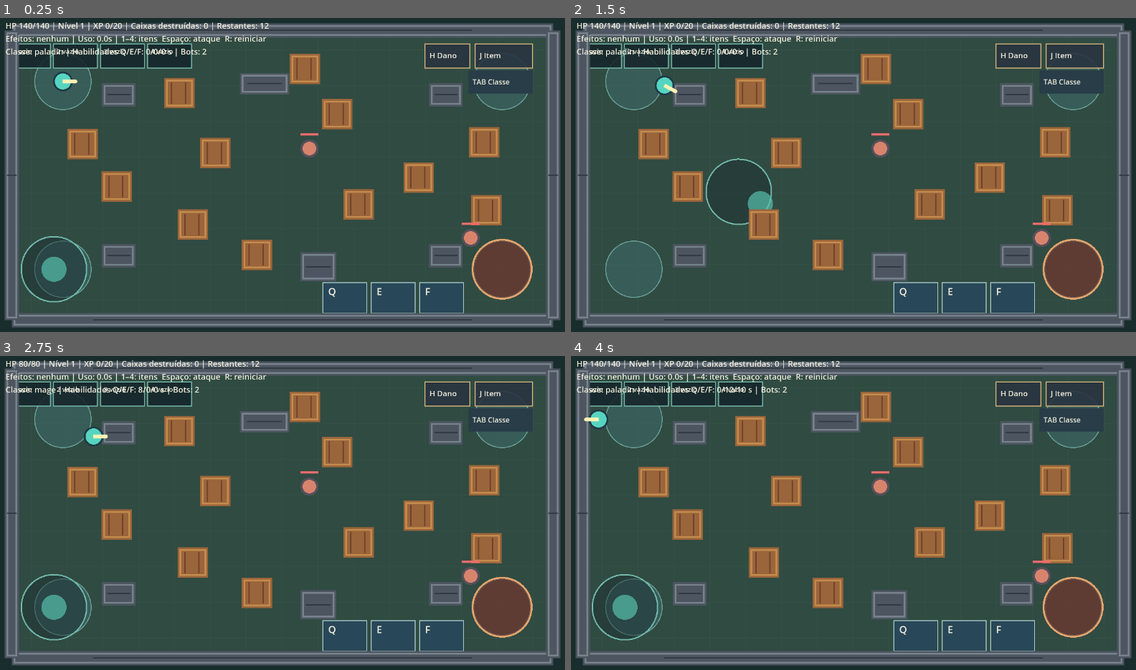
Above: before the commit, frames 1-4 (two rows, left to right).
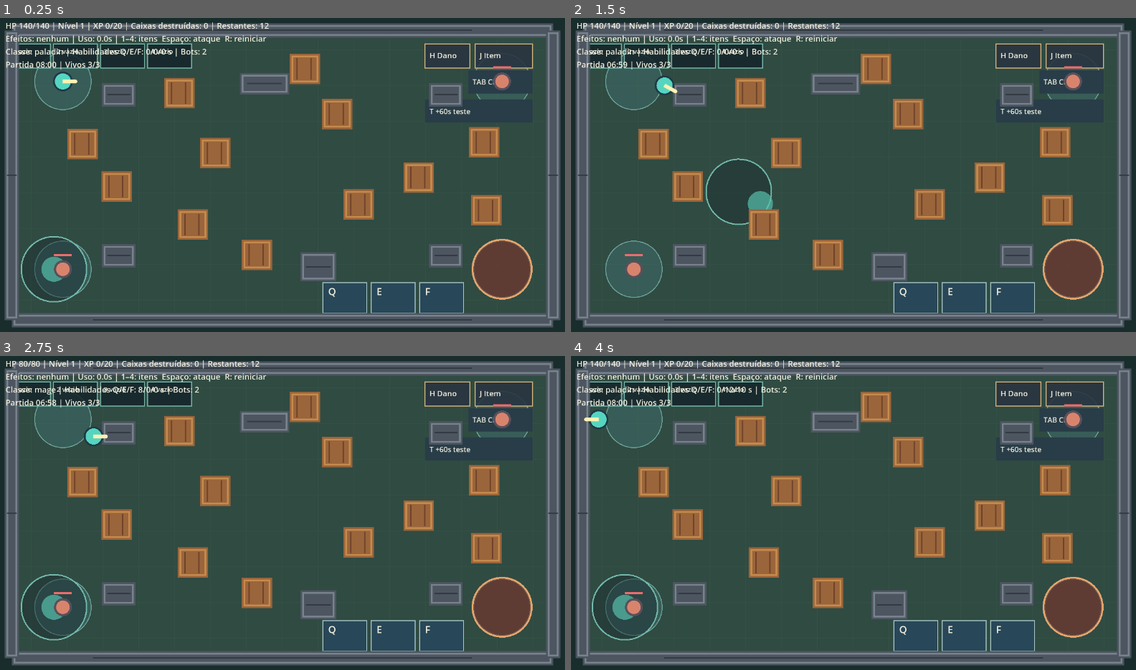
Above: after the commit, the same moments.

Repository: LRFSousa/RagArena
Game: Godot game, scene res://scenes/main.tscn
The game is run twice, just before and just after one commit, with the same random seed, the same clock (stepped at 60 frames per second) and the same inputs.
Inputs (mouse positions are in pixels of both pictures, inside the frame that each line leads up to):
- Up to frame 1 (0.25 s): no input
- Up to frame 2 (1.5 s): tap Enter at 0.5 s; move the mouse to (977, 159) at 0.52 s; hold D (move_right) 0.53-1.25 s; hold Space (attack) 0.53-1.25 s; click (977, 159) at 0.67 s; tap T at 0.8 s; drag from (740, 190) to (825, 240) at 1.27 s
- Up to frame 3 (2.75 s): move the mouse to (339, 443) at 2.02 s; hold D (move_right) from 2.03 s (still down); tap Tab at 2.1 s; tap Q at 2.3 s
- Up to frame 4 (4 s): release D (move_right) at 2.75 s; tap R (restart) at 2.75, 3.5 s; drag from (825, 578) to (684, 465) at 2.77 s; move the mouse to (1023, 560) at 3.52 s; hold A (move_left) from 3.53 s (still down); tap E at 3.6 s; tap F at 3.8 s

The runs differ from the first frame. In frame 1, 1.1% of the frame differs, in the area x 1-93%, y 13-83%; in frame 2, 1.1%; in frame 3, 1.1%; in frame 4, 1.1%.

Commit message:
Implement release 0.4 local match lifecycle

Diff:
--- /dev/null
+++ b/resources/match.tres
@@ -0,0 +1,6 @@
+[gd_resource type="Resource" script_class="MatchSettings" load_steps=2 format=3]
+
+[ext_resource type="Script" path="res://scripts/match_settings.gd" id="1"]
+
+[resource]
+script = ExtResource("1")
--- a/scripts/arena.gd
+++ b/scripts/arena.gd
@@ -8,11 +8,13 @@
 const ProgressionScript = preload("res://scripts/progression.gd")
 const InventoryScript = preload("res://scripts/player_inventory.gd")
 const CombatScript = preload("res://scripts/combat_system.gd")
+const MatchScript = preload("res://scripts/match_controller.gd")
 const ARENA := Rect2(52, 52, 1176, 616)
 const SPAWNS := [Vector2(150, 150), Vector2(1130, 150), Vector2(150, 570), Vector2(1130, 570)]
 
 @export var balance: GameBalance = preload("res://resources/balance.tres")
 @export var class_balance: ClassBalance = preload("res://resources/classes.tres")
+@export var match_settings: MatchSettings = preload("res://resources/match.tres")
 @export_range(0, 30, 1) var test_level := 0
 @export var enable_debug_controls := true
 @export var attack_interval := 0.42
@@ -22,6 +24,7 @@
 var progression
 var inventory
 var combat
+var match_controller: MatchController
 var rng := RandomNumberGenerator.new()
 var debug_item_index := 0
 var wooden_blocks := 0
@@ -51,8 +54,9 @@
 	combat = CombatScript.new()
 	add_child(combat)
 	combat.configure(self, player, inventory, progression, class_balance)
-	for at_position in [Vector2(700, 300), Vector2(1060, 500)]:
-		combat.spawn_bot(at_position)
+	match_controller = MatchScript.new()
+	add_child(match_controller)
+	match_controller.configure(self, combat, inventory, progression, match_settings)
 	hud = Label.new()
 	hud.position = Vector2(22, 12)
 	hud.add_theme_font_size_override("font_size", 18)
@@ -148,6 +152,14 @@
 	if Input.is_action_just_pressed("restart"):
 		get_tree().call_deferred("reload_current_scene")
 		return
+	if match_controller.state == "results" or inventory.hp <= 0:
+		player.move_input = Vector2.ZERO
+		attack_held = false
+		if match_controller.state == "active":
+			match_controller.advance(delta)
+		update_hud()
+		queue_redraw()
+		return
 	var keys := Input.get_vector("move_left", "move_right", "move_up", "move_down")
 	var direction: Vector2 = joystick_value if joystick_touch >= 0 else keys
 	player.move_input = direction
@@ -161,7 +173,9 @@
 	if attack_held and attack_timer <= 0.0:
 		var attacked_crate := perform_attack()
 		attack_timer = attack_interval if attacked_crate or test_level > 0 else float(combat.stats()["interval"])
+	inventory.advance(delta)
 	combat.advance(delta)
+	match_controller.advance(delta)
 	collect_ground_items()
 	update_hud()
 	queue_redraw()
@@ -173,7 +187,7 @@
 	var hit := get_world_2d().direct_space_state.intersect_ray(query)
 	attack_end = hit.get("position", end)
 	attack_flash = 0.12
-	if not hit.is_empty() and hit["collider"] is StaticBody2D and hit["collider"].destructible:
+	if not hit.is_empty() and hit["collider"] is StaticBody2D and hit["collider"].has_method("take_crate_damage") and hit["collider"].destructible:
 		var damage_level: int = test_level if test_level > 0 else progression.level
 		hit["collider"].take_crate_damage(CombatRules.crate_damage(damage_level))
 		return true
@@ -189,24 +203,34 @@
 			debug_take_damage()
 		elif event.physical_keycode == KEY_J:
 			debug_spawn_next_item()
-		elif event.physical_keycode == KEY_TAB:
+		elif event.physical_keycode == KEY_T and enable_debug_controls:
+			match_controller.advance(60.0)
+		elif event.physical_keycode == KEY_TAB and match_controller.player_eliminated:
+			match_controller.next_spectator()
+		elif event.physical_keycode == KEY_TAB and match_controller.state == "active":
 			var classes := ["paladin", "mage", "assassin", "archer"]
 			combat.select_class(classes[(classes.find(combat.class_id) + 1) % classes.size()])
-		elif event.physical_keycode in [KEY_Q, KEY_E, KEY_F]:
+		elif event.physical_keycode in [KEY_Q, KEY_E, KEY_F] and match_controller.state == "active" and inventory.hp > 0:
 			combat.use_skill([KEY_Q, KEY_E, KEY_F].find(event.physical_keycode))
 	elif event is InputEventScreenTouch:
 		if event.pressed:
-			if event.position.y >= 65 and event.position.y <= 122 and event.position.x >= 24 and event.position.x < 444:
+			if match_controller.state == "results" and Rect2(480, 430, 320, 70).has_point(event.position):
+				get_tree().call_deferred("reload_current_scene")
+			elif enable_debug_controls and Rect2(958, 190, 240, 52).has_point(event.position):
+				match_controller.advance(60.0)
+			elif event.position.y >= 65 and event.position.y <= 122 and event.position.x >= 24 and event.position.x < 444:
 				var slot_index := int((event.position.x - 24.0) / 105.0)
 				inventory.use_slot(slot_index)
 			elif event.position.y >= 65 and event.position.y <= 122 and event.position.x >= 958 and event.position.x < 1058:
 				debug_take_damage()
 			elif event.position.y >= 65 and event.position.y <= 122 and event.position.x >= 1070 and event.position.x < 1198:
 				debug_spawn_next_item()
-			elif event.position.y >= 125 and event.position.y <= 177 and event.position.x >= 1055 and event.position.x < 1198:
+			elif event.position.y >= 125 and event.position.y <= 177 and event.position.x >= 1055 and event.position.x < 1198 and match_controller.player_eliminated:
+				match_controller.next_spectator()
+			elif event.position.y >= 125 and event.position.y <= 177 and event.position.x >= 1055 and event.position.x < 1198 and match_controller.state == "active":
 				var classes := ["paladin", "mage", "assassin", "archer"]
 				combat.select_class(classes[(classes.find(combat.class_id) + 1) % classes.size()])
-			elif event.position.y >= 600 and event.position.y <= 668 and event.position.x >= 730 and event.position.x < 1054:
+			elif event.position.y >= 600 and event.position.y <= 668 and event.position.x >= 730 and event.position.x < 1054 and match_controller.state == "active" and inventory.hp > 0:
 				combat.use_skill(int((event.position.x - 730.0) / 108.0))
 			elif event.position.x < 400 and joystick_touch < 0:
 				joystick_touch = event.index
@@ -239,11 +263,16 @@
 	var buff_text := ", ".join(buffs) if not buffs.is_empty() else "nenhum"
 	var test_text := " (teste %d)" % test_level if test_level > 0 else ""
 	var combat_text := "Classe: %s | Habilidades Q/E/F: %.0f/%.0f/%.0f s | Bots: %d" % [combat.class_id, combat.cooldowns[0], combat.cooldowns[1], combat.cooldowns[2], combat.bots.filter(func(bot): return bot.active).size()]
-	hud.text = "HP %d/%d | Nível %d%s | XP %d/%s | Caixas destruídas: %d | Restantes: %d\nEfeitos: %s | Uso: %.1fs | 1–4: itens  Espaço: ataque  R: reiniciar\n%s" % [inventory.hp, inventory.maximum_hp(), progression.level, test_text, progression.xp, next_xp, destroyed_blocks, wooden_blocks, buff_text, inventory.use_cooldown, combat_text]
+	hud.text = "HP %d/%d | Nível %d%s | XP %d/%s | Caixas destruídas: %d | Restantes: %d\nEfeitos: %s | Uso: %.1fs | 1–4: itens  Espaço: ataque  R: reiniciar\n%s\n%s" % [inventory.hp, inventory.maximum_hp(), progression.level, test_text, progression.xp, next_xp, destroyed_blocks, wooden_blocks, buff_text, inventory.use_cooldown, combat_text, match_controller.status_text()]
 
 func _draw() -> void:
 	draw_rect(Rect2(Vector2.ZERO, Vector2(1280, 720)), Color("192d2d"))
 	draw_rect(ARENA, Color("304b42"))
+	if match_controller != null and match_controller.elapsed >= match_settings.shrink_start:
+		var safe: Rect2 = match_controller.current_safe_rect
+		var shade := Color(0.65, 0.1, 0.1, 0.56)
+		for strip in [Rect2(ARENA.position, Vector2(ARENA.size.x, safe.position.y - ARENA.position.y)), Rect2(Vector2(ARENA.position.x, safe.end.y), Vector2(ARENA.size.x, ARENA.end.y - safe.end.y)), Rect2(Vector2(ARENA.position.x, safe.position.y), Vector2(safe.position.x - ARENA.position.x, safe.size.y)), Rect2(Vector2(safe.end.x, safe.position.y), Vector2(ARENA.end.x - safe.end.x, safe.size.y))]:
+			draw_rect(strip, shade)
 	for x in range(80, 1230, 80):
 		draw_line(Vector2(x, 55), Vector2(x, 665), Color("365449"), 1)
 	for y in range(80, 670, 80):
@@ -267,7 +296,9 @@
 			draw_rect(button[0], Color("d6b77b"), false, 2)
 			draw_string(ThemeDB.fallback_font, button[0].position + Vector2(10, 32), button[1], HORIZONTAL_ALIGNMENT_LEFT, -1, 17, Color("f3f0df"))
 		draw_rect(Rect2(1055, 125, 143, 52), Color("283d48"))
-		draw_string(ThemeDB.fallback_font, Vector2(1064, 157), "TAB Classe", HORIZONTAL_ALIGNMENT_LEFT, -1, 16, Color("f3f0df"))
+		draw_string(ThemeDB.fallback_font, Vector2(1064, 157), "TAB Ver" if match_controller != null and match_controller.player_eliminated else "TAB Classe", HORIZONTAL_ALIGNMENT_LEFT, -1, 16, Color("f3f0df"))
+		draw_rect(Rect2(958, 190, 240, 52), Color("283d48"))
+		draw_string(ThemeDB.fallback_font, Vector2(968, 223), "T +60s teste", HORIZONTAL_ALIGNMENT_LEFT, -1, 16, Color("f3f0df"))
 	for i in range(3):
 		var box := Rect2(730 + i * 108, 600, 98, 68)
 		draw_rect(box, Color("284758"))
@@ -281,3 +312,10 @@
 	draw_arc(Vector2(1130, 570), 66, 0, TAU, 48, Color("e6a66d"), 4)
 	if attack_flash > 0.0 and player != null:
 		draw_line(player.position + player.facing * 24, attack_end, Color("ffe0a0"), 12, true)
+	if match_controller != null and match_controller.state == "results":
+		draw_rect(Rect2(350, 250, 580, 290), Color(0.05, 0.1, 0.14, 0.96))
+		draw_rect(Rect2(350, 250, 580, 290), Color("d6b77b"), false, 4)
+		draw_string(ThemeDB.fallback_font, Vector2(400, 310), "RESULTADO: %s" % match_controller.result["winner"], HORIZONTAL_ALIGNMENT_LEFT, -1, 26, Color("fff1b3"))
+		draw_string(ThemeDB.fallback_font, Vector2(400, 365), "Nível %d  |  XP %d  |  Caixas %d" % [match_controller.result["level"], match_controller.result["xp"], match_controller.result["crates"]], HORIZONTAL_ALIGNMENT_LEFT, -1, 20, Color("f3f0df"))
+		draw_rect(Rect2(480, 430, 320, 70), Color("356f63"))
+		draw_string(ThemeDB.fallback_font, Vector2(515, 475), "Nova partida (R)", HORIZONTAL_ALIGNMENT_LEFT, -1, 22, Color("f3f0df"))
--- a/scripts/combat_system.gd
+++ b/scripts/combat_system.gd
@@ -103,7 +103,7 @@
 	if target is CombatBot:
 		hit_bot(target, damage, effect, skill)
 		return true
-	if target is StaticBody2D and target.destructible and skill:
+	if target is StaticBody2D and target.has_method("take_crate_damage") and target.destructible and skill:
 		hit_crate_from_skill(target, damage)
 	return false
 
--- /dev/null
+++ b/scripts/match_controller.gd
@@ -0,0 +1,163 @@
+extends Node
+class_name MatchController
+
+signal match_ended(result: Dictionary)
+
+const FULL_ARENA := Rect2(52, 52, 1176, 616)
+const SPAWNS := [Vector2(150, 150), Vector2(1130, 150), Vector2(150, 570), Vector2(1130, 570), Vector2(640, 360)]
+
+var settings: MatchSettings
+var arena: Node2D
+var combat: CombatSystem
+var inventory: PlayerInventory
+var progression: MatchProgression
+var state := "preparing"
+var elapsed := 0.0
+var result: Dictionary = {}
+var spectator_index := 0
+var current_safe_rect := FULL_ARENA
+var closure_walls: Array[StaticBody2D] = []
+var last_wall_update := -1.0
+var player_eliminated := false
+
+func configure(owner_arena: Node2D, fight: CombatSystem, bag: PlayerInventory, levels: MatchProgression, rules: MatchSettings) -> void:
+	arena = owner_arena
+	combat = fight
+	inventory = bag
+	progression = levels
+	settings = rules
+	state = "preparing"
+	elapsed = 0.0
+	result.clear()
+	current_safe_rect = FULL_ARENA
+	player_eliminated = false
+	for wall in closure_walls:
+		wall.queue_free()
+	closure_walls.clear()
+	for bot in combat.bots:
+		bot.queue_free()
+	combat.bots.clear()
+	combat.player.position = SPAWNS[0]
+	progression.configure(inventory.balance)
+	inventory.configure(inventory.balance)
+	combat.select_class(combat.class_id)
+	for i in range(1, clampi(settings.participants, 2, 5)):
+		combat.spawn_bot(SPAWNS[i])
+	state = "active"
+
+func alive_count() -> int:
+	var count := 1 if inventory.hp > 0 else 0
+	for bot in combat.bots:
+		if bot.active:
+			count += 1
+	return count
+
+func alive_names() -> Array[String]:
+	var names: Array[String] = []
+	if inventory.hp > 0:
+		names.append("Jogador")
+	for i in range(combat.bots.size()):
+		if combat.bots[i].active:
+			names.append("Bot %d" % (i + 1))
+	return names
+
+func advance(delta: float) -> void:
+	if state != "active":
+		return
+	elapsed += maxf(0.0, delta)
+	if inventory.hp <= 0:
+		player_eliminated = true
+	var names := alive_names()
+	if names.size() <= 1:
+		finish("last_survivor", names[0] if names.size() == 1 else "Empate")
+		return
+	if elapsed >= settings.time_limit:
+		# Sem regra de desempate aprovada: registrar empate por tempo.
+		finish("time_limit", "Empate por tempo")
+		return
+	if elapsed >= settings.shrink_start and elapsed - last_wall_update >= settings.wall_update_interval:
+		update_closure()
+		last_wall_update = elapsed
+
+func finish(reason: String, winner: String) -> void:
+	if state != "active":
+		return
+	state = "results"
+	result = {
+		"reason": reason,
+		"winner": winner,
+		"elapsed": elapsed,
+		"survivors": alive_names(),
+		"level": progression.level,
+		"xp": progression.total_xp,
+		"crates": arena.destroyed_blocks,
+		"participants": settings.participants,
+	}
+	match_ended.emit(result)
+
+func spectator_name() -> String:
+	var names := alive_names()
+	if names.is_empty():
+		return "Ninguém"
+	return names[posmod(spectator_index, names.size())]
+
+func next_spectator() -> String:
+	spectator_index += 1
+	return spectator_name()
+
+func status_text() -> String:
+	if state == "results":
+		return "FIM — %s | Nível %d | XP %d | Caixas %d | R: outra partida" % [result["winner"], result["level"], result["xp"], result["crates"]]
+	var remaining := maxi(0, ceili(settings.time_limit - elapsed))
+	var stage := ""
+	if elapsed >= settings.shrink_start:
+		stage = " | Arena fechando"
+	elif elapsed >= settings.shrink_start - settings.warning_lead:
+		stage = " | Atenção: arena fechará em %ds" % ceili(settings.shrink_start - elapsed)
+	if player_eliminated:
+		stage += " | Espectador: %s (Tab)" % spectator_name()
+	return "Partida %02d:%02d | Vivos %d/%d%s" % [int(remaining / 60), remaining % 60, alive_count(), settings.participants, stage]
+
+func update_closure() -> void:
+	current_safe_rect = settings.safe_rect(FULL_ARENA, elapsed)
+	arena.remove_items_outside(current_safe_rect)
+	for actor in [combat.player] + combat.bots:
+		if actor == combat.player and inventory.hp <= 0:
+			continue
+		if actor is CombatBot and not actor.active:
+			continue
+		# O aviso precede o fechamento; atores alcançados são deslocados para a borda segura.
+		actor.position = Vector2(
+			clampf(actor.position.x, current_safe_rect.position.x + 24.0, current_safe_rect.end.x - 24.0),
+			clampf(actor.position.y, current_safe_rect.position.y + 24.0, current_safe_rect.end.y - 24.0))
+	ensure_walls()
+	var rect := current_safe_rect
+	var strips := [
+		Rect2(FULL_ARENA.position, Vector2(FULL_ARENA.size.x, rect.position.y - FULL_ARENA.position.y)),
+		Rect2(Vector2(FULL_ARENA.position.x, rect.end.y), Vector2(FULL_ARENA.size.x, FULL_ARENA.end.y - rect.end.y)),
+		Rect2(Vector2(FULL_ARENA.position.x, rect.position.y), Vector2(rect.position.x - FULL_ARENA.position.x, rect.size.y)),
+		Rect2(Vector2(rect.end.x, rect.position.y), Vector2(FULL_ARENA.end.x - rect.end.x, rect.size.y)),
+	]
+	for i in range(4):
+		var strip: Rect2 = strips[i]
+		closure_walls[i].position = strip.get_center()
+		var collider: CollisionShape2D = closure_walls[i].get_node("CollisionShape2D")
+		var shape := RectangleShape2D.new()
+		shape.size = strip.size
+		collider.shape = shape
+		closure_walls[i].visible = strip.size.x > 0.0 and strip.size.y > 0.0
+		collider.disabled = not closure_walls[i].visible
+
+func ensure_walls() -> void:
+	if closure_walls.size() == 4:
+		return
+	for i in range(4):
+		var wall := StaticBody2D.new()
+		wall.name = "ClosingWall%d" % i
+		wall.collision_layer = 2
+		wall.collision_mask = 0
+		var collider := CollisionShape2D.new()
+		collider.name = "CollisionShape2D"
+		wall.add_child(collider)
+		arena.add_child(wall)
+		closure_walls.append(wall)
--- /dev/null
+++ b/scripts/match_settings.gd
@@ -0,0 +1,16 @@
+extends Resource
+class_name MatchSettings
+
+# Cronograma e geometria provisórios para playtest offline.
+@export_range(2, 5, 1) var participants := 3
+@export_range(10.0, 3600.0, 1.0) var time_limit := 480.0
+@export_range(0.0, 3600.0, 1.0) var shrink_start := 300.0
+@export_range(1.0, 1800.0, 1.0) var shrink_duration := 180.0
+@export_range(0.0, 120.0, 1.0) var warning_lead := 30.0
+@export_range(0.0, 300.0, 1.0) var max_inset := 240.0
+@export_range(0.1, 10.0, 0.1) var wall_update_interval := 1.0
+
+func safe_rect(arena_rect: Rect2, elapsed: float) -> Rect2:
+	var ratio := clampf((elapsed - shrink_start) / shrink_duration, 0.0, 1.0)
+	var inset := minf(max_inset * ratio, minf(arena_rect.size.x, arena_rect.size.y) * 0.5 - 32.0)
+	return arena_rect.grow(-inset)
--- /dev/null
+++ b/tests/release04_smoke.gd
@@ -0,0 +1,103 @@
+extends SceneTree
+
+const ArenaScene = preload("res://scenes/arena.tscn")
+const Rules = preload("res://scripts/match_settings.gd")
+var failures := 0
+
+func _initialize() -> void:
+	call_deferred("run_tests")
+
+func check(condition: bool, label: String) -> void:
+	if condition:
+		print("PASS: ", label)
+	else:
+		failures += 1
+		push_error("FAIL: " + label)
+
+func make_arena(participants: int) -> Node2D:
+	var arena = ArenaScene.instantiate()
+	root.add_child(arena)
+	current_scene = arena
+	var rules = Rules.new()
+	rules.participants = participants
+	arena.match_controller.configure(arena, arena.combat, arena.inventory, arena.progression, rules)
+	return arena
+
+func remove_arena(arena: Node2D) -> void:
+	arena.queue_free()
+	current_scene = null
+
+func run_tests() -> void:
+	for count in range(2, 6):
+		var arena = make_arena(count)
+		await physics_frame
+		var match_controller: MatchController = arena.match_controller
+		check(match_controller.state == "active" and match_controller.alive_count() == count and arena.combat.bots.size() == count - 1, "%d participantes começam ativos" % count)
+		check(arena.progression.level == 1 and arena.progression.xp == 0 and arena.inventory.slots[0]["id"] == "" and arena.inventory.hp == arena.combat.max_hp(), "%d participantes começam com estado limpo" % count)
+		match_controller.advance(330.0)
+		check(match_controller.state == "active" and match_controller.current_safe_rect.size.x < MatchController.FULL_ARENA.size.x, "fechamento funciona com %d participantes" % count)
+		for bot in arena.combat.bots:
+			bot.take_hit(999)
+		match_controller.advance(0.0)
+		check(match_controller.state == "results" and match_controller.result["winner"] == "Jogador" and match_controller.result["reason"] == "last_survivor" and match_controller.elapsed < 480.0, "%d participantes encerram com sobrevivente único" % count)
+		check(match_controller.result["participants"] == count and match_controller.result["level"] == 1, "resultado registra estatísticas com %d participantes" % count)
+		remove_arena(arena)
+		await process_frame
+	var arena = make_arena(3)
+	await physics_frame
+	var match_controller: MatchController = arena.match_controller
+	match_controller.settings.shrink_start = 10.0
+	match_controller.settings.shrink_duration = 10.0
+	match_controller.settings.warning_lead = 3.0
+	match_controller.settings.max_inset = 100.0
+	match_controller.settings.time_limit = 30.0
+	match_controller.advance(7.0)
+	check(match_controller.status_text().contains("Atenção"), "aviso antecede fechamento")
+	var item = arena.spawn_ground_item("health_potion", Vector2(70, 70))
+	match_controller.advance(8.0)
+	check(match_controller.current_safe_rect.size.x < MatchController.FULL_ARENA.size.x and match_controller.closure_walls.size() == 4, "paredes fecham gradualmente após início configurado")
+	check(item.is_queued_for_deletion(), "fechamento remove item coberto")
+	check(match_controller.current_safe_rect.has_point(arena.player.position), "personagem é conduzido para área segura")
+	await physics_frame
+	var wall_query := PhysicsRayQueryParameters2D.create(Vector2(150, 360), Vector2(60, 360), 2)
+	var wall_hit := arena.get_world_2d().direct_space_state.intersect_ray(wall_query)
+	check(not wall_hit.is_empty() and wall_hit["collider"] in match_controller.closure_walls, "parede de fechamento bloqueia fisicamente")
+	arena.player.position = Vector2(150, 360)
+	arena.player.facing = Vector2.LEFT
+	check(not arena.perform_attack(), "ataque contra parede de fechamento não causa erro")
+	match_controller.advance(15.0)
+	check(match_controller.state == "results" and match_controller.result["winner"] == "Empate por tempo" and match_controller.result["reason"] == "time_limit", "limite de tempo encerra sem desempate inventado")
+	arena.progression.grant_xp(100)
+	arena.inventory.pickup_item("health_potion")
+	for child in arena.get_children():
+		if child is StaticBody2D and child.has_method("take_crate_damage") and child.destructible:
+			child.take_crate_damage(999)
+			break
+	var old_arena = arena
+	var restart_touch := InputEventScreenTouch.new()
+	restart_touch.pressed = true
+	restart_touch.position = Vector2(600, 460)
+	arena._input(restart_touch)
+	await process_frame
+	await process_frame
+	check(current_scene != old_arena and current_scene.match_controller.state == "active" and current_scene.progression.level == 1 and current_scene.inventory.slots[0]["id"] == "" and current_scene.wooden_blocks == 12 and current_scene.destroyed_blocks == 0, "botão de resultado inicia partida limpa e restaura caixas")
+	remove_arena(current_scene)
+	await process_frame
+	arena = make_arena(3)
+	await physics_frame
+	match_controller = arena.match_controller
+	arena.inventory.apply_damage(999)
+	match_controller.advance(0.0)
+	check(match_controller.player_eliminated and match_controller.state == "active" and match_controller.alive_count() == 2, "jogador eliminado não renasce e partida segue")
+	var first_spectator := match_controller.spectator_name()
+	var second_spectator := match_controller.next_spectator()
+	check(first_spectator != second_spectator and first_spectator.begins_with("Bot"), "espectador alterna sobreviventes")
+	for bot in arena.combat.bots:
+		bot.take_hit(999)
+	match_controller.advance(0.0)
+	check(match_controller.state == "results" and match_controller.result["winner"] == "Empate", "eliminação simultânea não inventa vencedor")
+	remove_arena(arena)
+	await process_frame
+	if failures == 0:
+		print("RELEASE 0.4: todos os testes passaram")
+	quit(0 if failures == 0 else 1)
Not shown, changed: export_presets.cfg
Not shown, added: scripts/match_controller.gd.uid
Not shown, added: scripts/match_settings.gd.uid
Not shown, added: tests/release04_smoke.gd.uid
Not shown, changed: docs/ANDROID_TESTE.md
Not shown, changed: docs/BACKLOG.md
Not shown, changed: docs/CHANGELOG.md
Not shown, changed: docs/GAME_DESIGN.md
Not shown, changed: docs/PENDENCIAS.md
Not shown, added: docs/RELATORIOS/RELATORIO_04.md
Not shown, changed: docs/WEB_TESTE.md
Not shown, changed: docs/releases/00_LEIA_PRIMEIRO.md
(and 1 more such lines)
